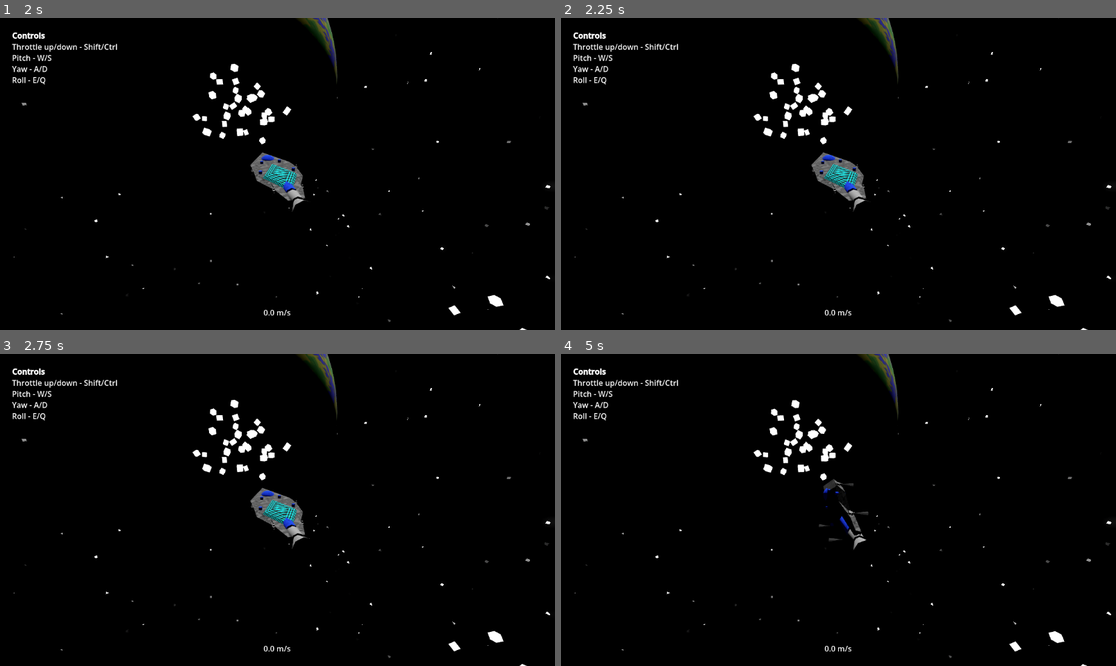
Above: before the commit, frames 1-4 (two rows, left to right).
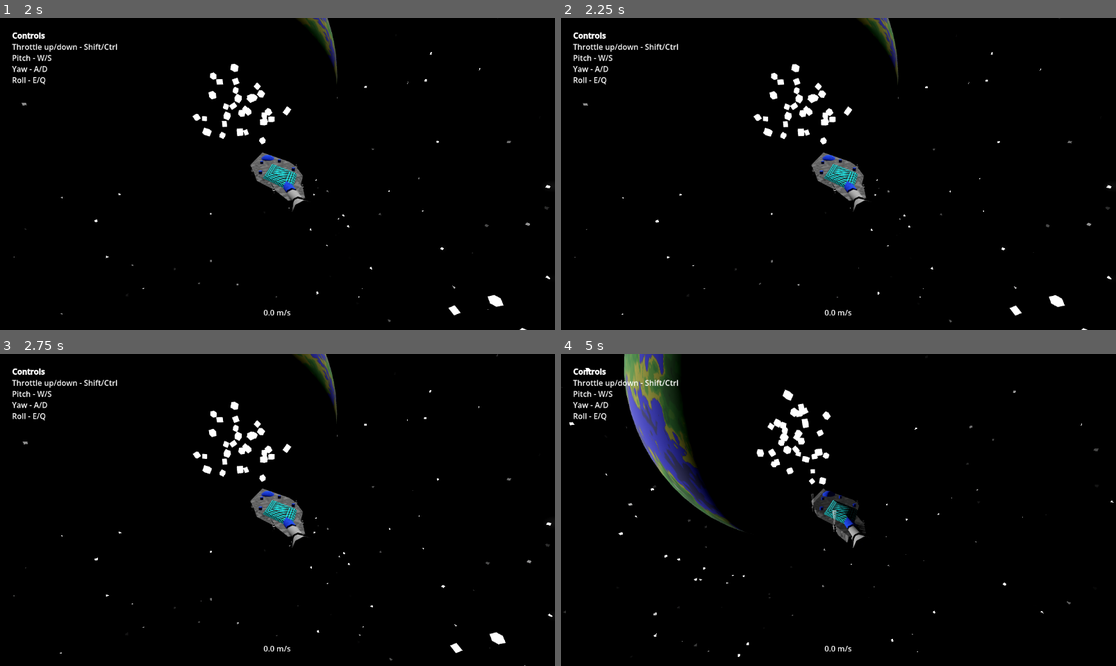
Above: after the commit, the same moments.

Repository: Ortley/black-hole-stars
Game: Godot game, scene res://scene/init.tscn
Same seed, same stepped clock (60 frames per second), same inputs: the game is played once before the commit and once after it.
Inputs (mouse positions are in pixels of both pictures, inside the frame that each line leads up to):
- Up to frame 1 (2 s): click "Play" at 0.5 s; tap Enter at 1.25 s; move the mouse to (399, 158) at 1.27 s; hold E (roll_right) from 1.28 s (still down); hold Space (sas) from 1.28 s (still down); click (399, 158) at 1.42 s
- Up to frame 2 (2.25 s): move the mouse to (727, 189) at 2.02 s; release E (roll_right) at 2.03 s; release Space (sas) at 2.03 s; hold Down from 2.03 s (still down); tap S (test_cam_backward) at 2.1 s
- Up to frame 3 (2.75 s): keep holding Down
- Up to frame 4 (5 s): move the mouse to (894, 441) at 2.77 s; release Down at 2.78 s; hold E (roll_right) 2.78-3.53 s; tap W (test_cam_forward) at 2.85 s; move the mouse to (810, 572) at 3.52 s; hold Up 3.53-4.28 s; tap A (test_cam_left) at 3.6 s; click (810, 572) at 3.67 s; move the mouse to (1005, 556) at 4.27 s; hold Q (roll_left) from 4.28 s (still down); tap D (test_cam_right) at 4.35 s

Frame 1 is identical in both runs. In frame 2, 0.3% of the frame differs, in the area x 2-100%, y 0-100%; in frame 3, 1.4%; in frame 4, 7.2%, in the area x 0-100%, y 0-100%.

Commit message:
Camera modes + better camera code

Diff:
--- a/scene/game.tscn
+++ b/scene/game.tscn
@@ -758,8 +758,9 @@
 The sphere is in scaled space (engine position (0, 0, -20), visual position (0, 0, -200,000))
 Scale space is 1:10000 rn"
 
-[node name="SpaceManager" type="Node" parent="." unique_id=1650619175]
+[node name="SpaceManager" type="Node" parent="." unique_id=1650619175 node_paths=PackedStringArray("target")]
 script = ExtResource("1_dbls1")
+target = NodePath("../World/Normal/Smartmobile")
 
 [node name="Controller" type="Node" parent="." unique_id=547705595 node_paths=PackedStringArray("target")]
 script = ExtResource("5_p1ry8")
--- a/script/space-manager.gd
+++ b/script/space-manager.gd
@@ -6,10 +6,17 @@
 @onready var scaled_cam: Camera3D = $"../Scaled/SVC/SubViewport/Camera"
 @onready var normal_cam: Camera3D = $"../Normal/SVC/SubViewport/Camera"
 
-@onready var smartmobile: NormalSpaceBody = $"../World/Normal/Smartmobile"
+#@onready var smartmobile: NormalSpaceBody = $"../World/Normal/Smartmobile"
+@export var target: NormalSpaceBody
+
+enum CameraMode {
+	RELATIVE, # target up = camera up
+	WORLD, # World up = camera up
+}
 
 var normal_cam_root := DoubleVector.new(0, 0, 0)
 var normal_cam_pos := DoubleVector.new(-2.869, 4.592, 10.709)
+var camera_mode: CameraMode = CameraMode.RELATIVE
 var cam_basis := Basis.IDENTITY.rotated(Vector3.RIGHT, -PI/8).rotated(Vector3.UP, -PI/12)
 var mouse_sens := 0.005
 var roting := false
@@ -43,7 +50,7 @@
 
 
 func _physics_process(delta: float) -> void:
-	var a = smartmobile.real_pos.vec3()# + zoom * cam_basis.z
+	var a = target.real_pos.vec3()# + zoom * cam_basis.z
 	normal_cam_root.x = a.x
 	normal_cam_root.y = a.y
 	normal_cam_root.z = a.z
@@ -51,16 +58,25 @@
 	if diff.length_squared() > threshold_squared:
 		shift()
 
+	var prod: Basis
+	match camera_mode:
+		CameraMode.WORLD:
+			prod = Basis.IDENTITY * cam_basis
+		CameraMode.RELATIVE:
+			prod = target.global_basis * cam_basis
+		_:
+			assert(false, "!!! Unimplemented CameraMode")
+
 	var new = Vector3(
-		normal_cam_root.x + zoom * cam_basis.z.x - origin.x,
-		normal_cam_root.y + zoom * cam_basis.z.y - origin.y,
-		normal_cam_root.z + zoom * cam_basis.z.z - origin.z)
+		normal_cam_root.x + zoom * prod.z.x - origin.x,
+		normal_cam_root.y + zoom * prod.z.y - origin.y,
+		normal_cam_root.z + zoom * prod.z.z - origin.z)
 	normal_cam.position = new
-	normal_cam.basis = cam_basis
+	normal_cam.basis = prod
 
 	new /= scale#Vector3(normal_cam_root.x / scale, normal_cam_root.y / scale, normal_cam_root.z / scale)
 	scaled_cam.position = new
-	scaled_cam.basis = cam_basis
+	scaled_cam.basis = prod
 
 func _input(event: InputEvent) -> void:
 	if event is InputEventMouseButton:
